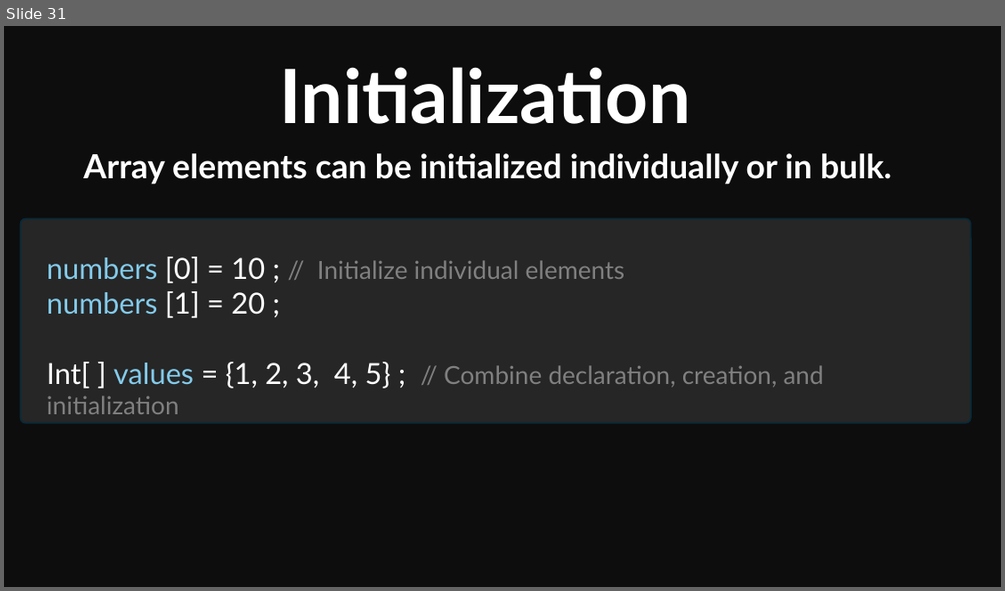
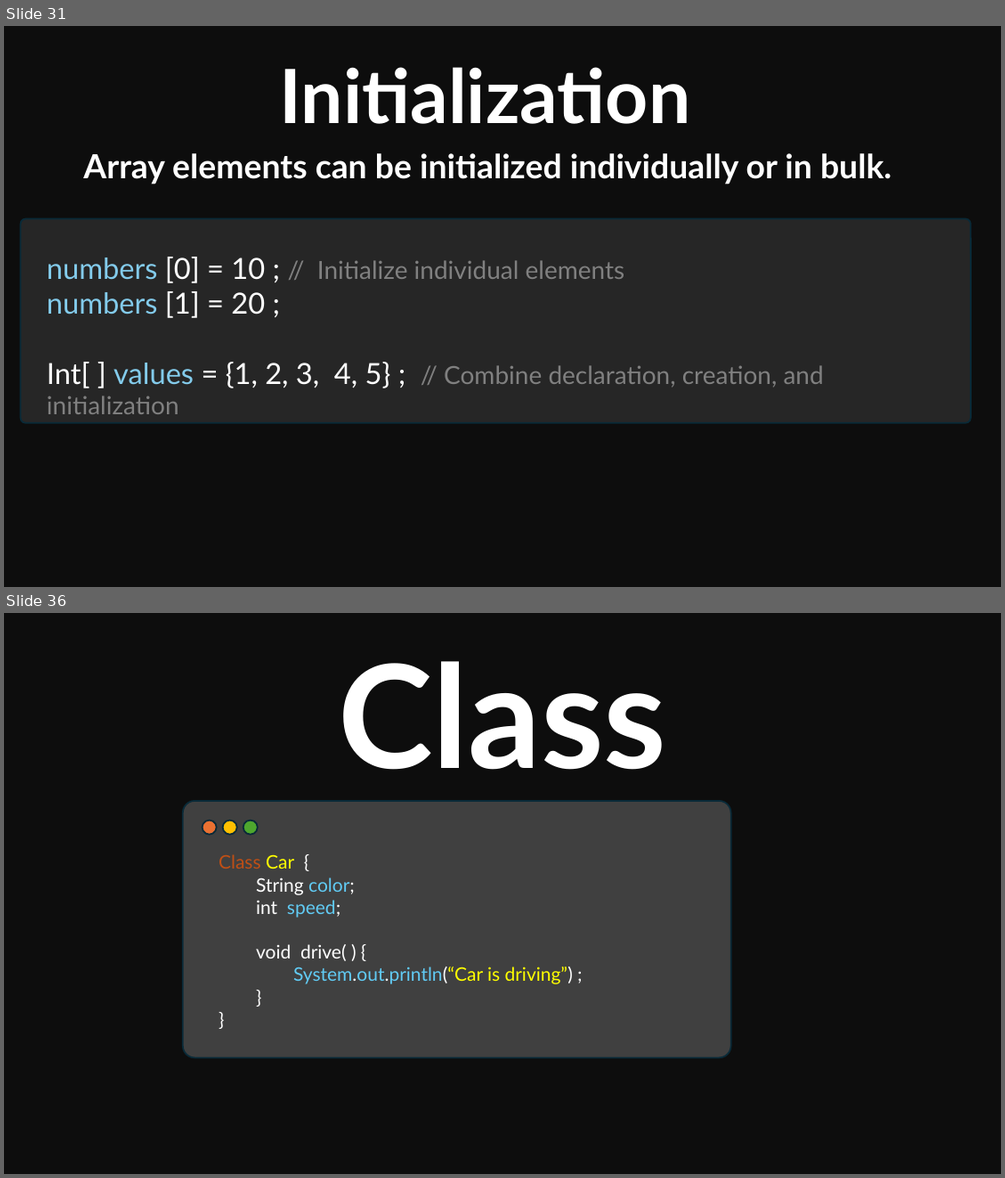
Before and after one commit to Mohitscodiclab/Java_Full_Course, a slide deck: JAVA.pptx. Shown one above the other, each under a label of ours: slide 31 before the commit, slides 31 and 36 after it; the slides between them are not shown. The pictures are 1005x591 and 1005x1178 pixels, drawn with LibreOffice and Linux fonts; fonts in the diff are those of the drawing. Boxes give left, top, right and bottom in pixels: in the first picture for what was removed or moved away, otherwise in the second. Text is boxed around its words. In the diff, an @@ line names an element or a change of style, - is before the commit and + after.

```diff
--- a/JAVA.pptx
+++ b/JAVA.pptx
@@ slide 36 added at [4, 613, 1001, 1174], background #0D0D0D @@
@@ text added at [338, 661, 666, 770], 138 pt, text #FFFFFF, bold @@
+Class
@@ rounded rectangle added at [183, 801, 731, 1058], fill #404040, outline #092A39 1.5 pt @@
@@ ellipse added at [202, 820, 217, 835], fill #E97132, outline #092A39 1.5 pt @@
@@ ellipse added at [222, 820, 236, 835], fill #FFC000, outline #092A39 1.5 pt @@
@@ ellipse added at [243, 820, 258, 835], fill #4EA72E, outline #092A39 1.5 pt @@
@@ text added at [218, 854, 573, 984], 18 pt, text #FFFFFF @@
+Class Car {
+String color;
+int speed;
+void drive( ) {
+System.out.println(“Car is driving”) ;
+}
+}
```
Also in this commit, not shown: 17 other slides added, 34 other files.
